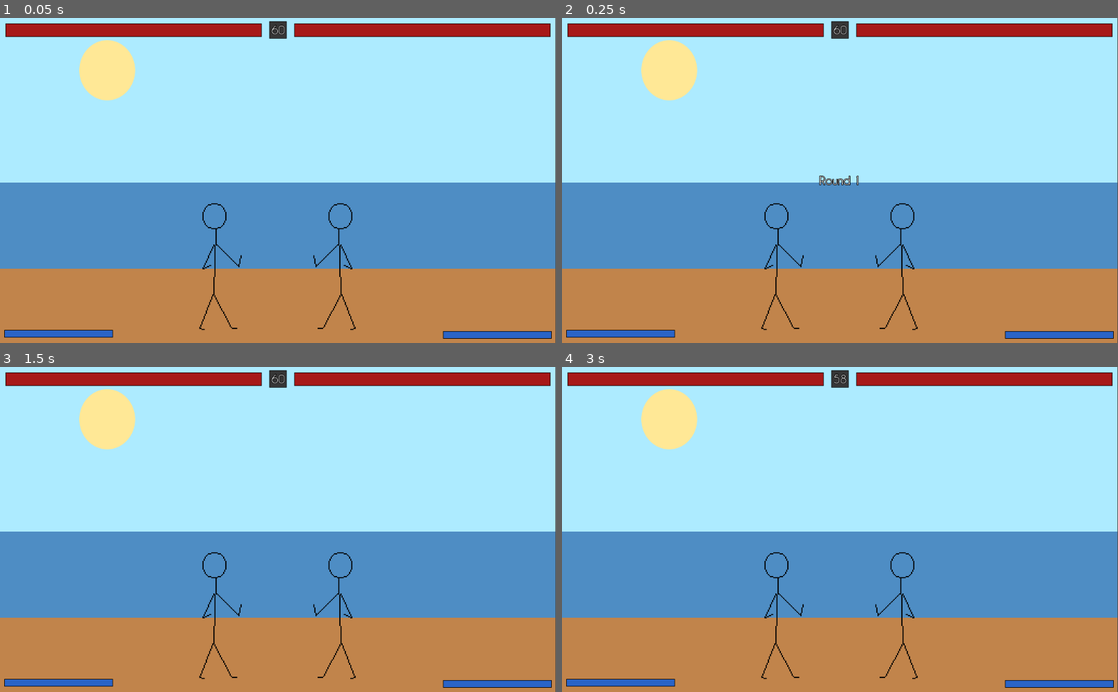
Above: before the commit, frames 1-4 (two rows, left to right).
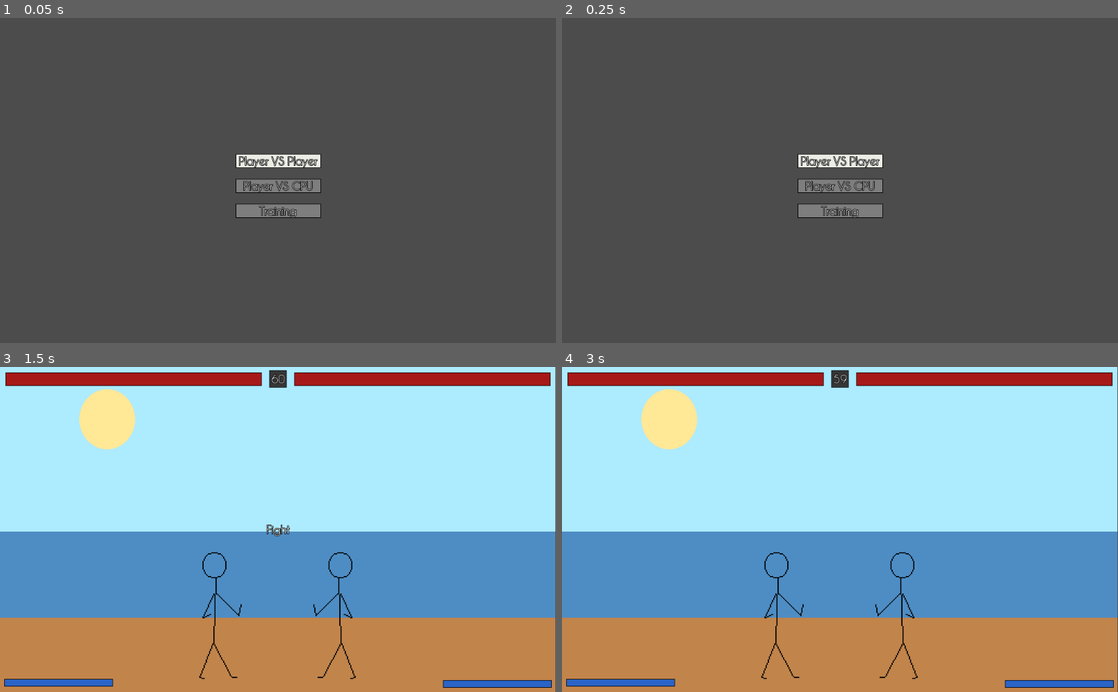
Above: after the commit, the same moments.

Repository: LukeSSJ/MiniFighter
Game: Godot game, scene res://Menu.tscn
Two runs of this game, one before a commit and one after it. Both use one fixed random seed, a clock stepped at 60 frames per second and the inputs below. Before the commit the project starts from res://Main.tscn.
Inputs (mouse positions are in pixels of both pictures, inside the frame that each line leads up to):
- Up to frame 1 (0.05 s): no input
- Up to frame 2 (0.25 s): no input
- Up to frame 3 (1.5 s): click (278, 510) at 0.5 s, where only the run after the commit has a clickable "Player VS Player"
- Up to frame 4 (3 s): tap Enter at 2.75 s

The runs differ from the first frame. In frame 1, 100% of the frame differs, in the area x 0-100%, y 0-100%; in frame 2, 100%; in frame 3, less than 0.1%; in frame 4, less than 0.1%.

Commit message:
Inputs

Diff:
--- a/Player.tscn
+++ b/Player.tscn
@@ -805,14 +805,11 @@
 position = Vector2( 0, -128 )
 
 [node name="Hurtbox" parent="Pivot" instance=ExtResource( 5 )]
-visible = false
-position = Vector2( 0, 60 )
 
 [node name="CollisionShape2D" type="CollisionShape2D" parent="Pivot/Hurtbox"]
 shape = SubResource( 2 )
 
 [node name="Stand" type="Node2D" parent="Pivot"]
-visible = false
 
 [node name="Sprite" type="Sprite" parent="Pivot/Stand"]
 scale = Vector2( 2, 2 )
--- a/project.godot
+++ b/project.godot
@@ -15,8 +15,8 @@
 
 [application]
 
-config/name="Fighter"
-run/main_scene="res://Main.tscn"
+config/name="ProtoFighter"
+run/main_scene="res://Menu.tscn"
 config/icon="res://icon.png"
 
 [autoload]
@@ -52,6 +52,68 @@
 
 [input]
 
+ui_accept={
+"deadzone": 0.5,
+"events": [ Object(InputEventKey,"resource_local_to_scene":false,"resource_name":"","device":0,"alt":false,"shift":false,"control":false,"meta":false,"command":false,"pressed":false,"scancode":74,"unicode":0,"echo":false,"script":null)
+, Object(InputEventJoypadButton,"resource_local_to_scene":false,"resource_name":"","device":-1,"button_index":2,"pressure":0.0,"pressed":false,"script":null)
+ ]
+}
+ui_select={
+"deadzone": 0.5,
+"events": [  ]
+}
+ui_cancel={
+"deadzone": 0.5,
+"events": [  ]
+}
+ui_focus_next={
+"deadzone": 0.5,
+"events": [  ]
+}
+ui_focus_prev={
+"deadzone": 0.5,
+"events": [  ]
+}
+ui_left={
+"deadzone": 0.5,
+"events": [ Object(InputEventKey,"resource_local_to_scene":false,"resource_name":"","device":0,"alt":false,"shift":false,"control":false,"meta":false,"command":false,"pressed":false,"scancode":65,"unicode":0,"echo":false,"script":null)
+, Object(InputEventJoypadButton,"resource_local_to_scene":false,"resource_name":"","device":-1,"button_index":14,"pressure":0.0,"pressed":false,"script":null)
+ ]
+}
+ui_right={
+"deadzone": 0.5,
+"events": [ Object(InputEventKey,"resource_local_to_scene":false,"resource_name":"","device":0,"alt":false,"shift":false,"control":false,"meta":false,"command":false,"pressed":false,"scancode":68,"unicode":0,"echo":false,"script":null)
+, Object(InputEventJoypadButton,"resource_local_to_scene":false,"resource_name":"","device":-1,"button_index":15,"pressure":0.0,"pressed":false,"script":null)
+ ]
+}
+ui_up={
+"deadzone": 0.5,
+"events": [ Object(InputEventKey,"resource_local_to_scene":false,"resource_name":"","device":0,"alt":false,"shift":false,"control":false,"meta":false,"command":false,"pressed":false,"scancode":87,"unicode":0,"echo":false,"script":null)
+, Object(InputEventJoypadButton,"resource_local_to_scene":false,"resource_name":"","device":-1,"button_index":12,"pressure":0.0,"pressed":false,"script":null)
+ ]
+}
+ui_down={
+"deadzone": 0.5,
+"events": [ Object(InputEventKey,"resource_local_to_scene":false,"resource_name":"","device":0,"alt":false,"shift":false,"control":false,"meta":false,"command":false,"pressed":false,"scancode":83,"unicode":0,"echo":false,"script":null)
+, Object(InputEventJoypadButton,"resource_local_to_scene":false,"resource_name":"","device":-1,"button_index":13,"pressure":0.0,"pressed":false,"script":null)
+ ]
+}
+ui_page_up={
+"deadzone": 0.5,
+"events": [  ]
+}
+ui_page_down={
+"deadzone": 0.5,
+"events": [  ]
+}
+ui_home={
+"deadzone": 0.5,
+"events": [  ]
+}
+ui_end={
+"deadzone": 0.5,
+"events": [  ]
+}
 p1_left={
 "deadzone": 0.5,
 "events": [ Object(InputEventKey,"resource_local_to_scene":false,"resource_name":"","device":0,"alt":false,"shift":false,"control":false,"meta":false,"command":false,"pressed":false,"scancode":65,"unicode":0,"echo":false,"script":null)
@@ -138,8 +200,7 @@
 pause={
 "deadzone": 0.5,
 "events": [ Object(InputEventKey,"resource_local_to_scene":false,"resource_name":"","device":0,"alt":false,"shift":false,"control":false,"meta":false,"command":false,"pressed":false,"scancode":16777217,"unicode":0,"echo":false,"script":null)
-, Object(InputEventJoypadButton,"resource_local_to_scene":false,"resource_name":"","device":0,"button_index":11,"pressure":0.0,"pressed":false,"script":null)
-, Object(InputEventJoypadButton,"resource_local_to_scene":false,"resource_name":"","device":1,"button_index":11,"pressure":0.0,"pressed":false,"script":null)
+, Object(InputEventJoypadButton,"resource_local_to_scene":false,"resource_name":"","device":-1,"button_index":11,"pressure":0.0,"pressed":false,"script":null)
  ]
 }
 
Not shown: 7 places in Player.tscn that only renumber resources
Not shown, changed: todo.txt
